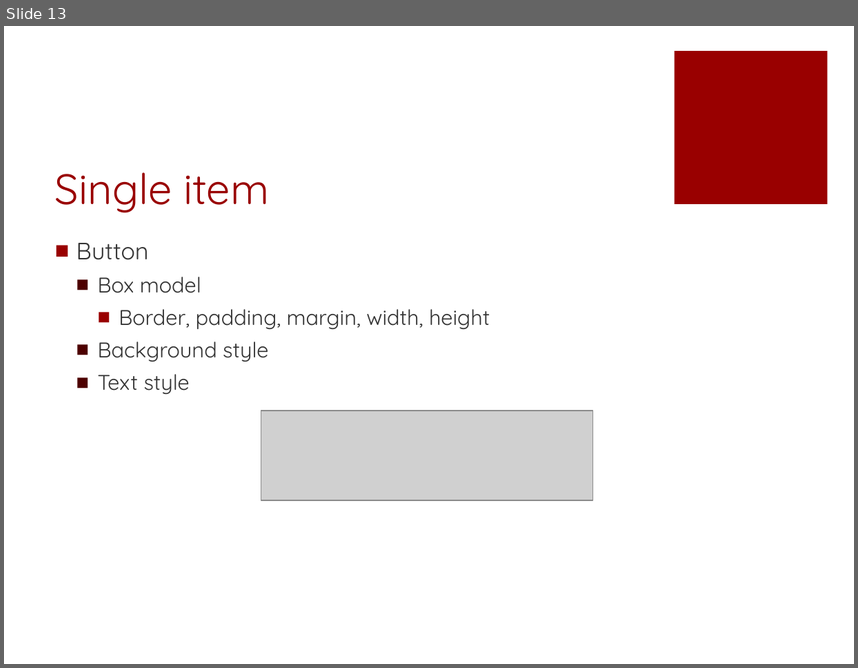
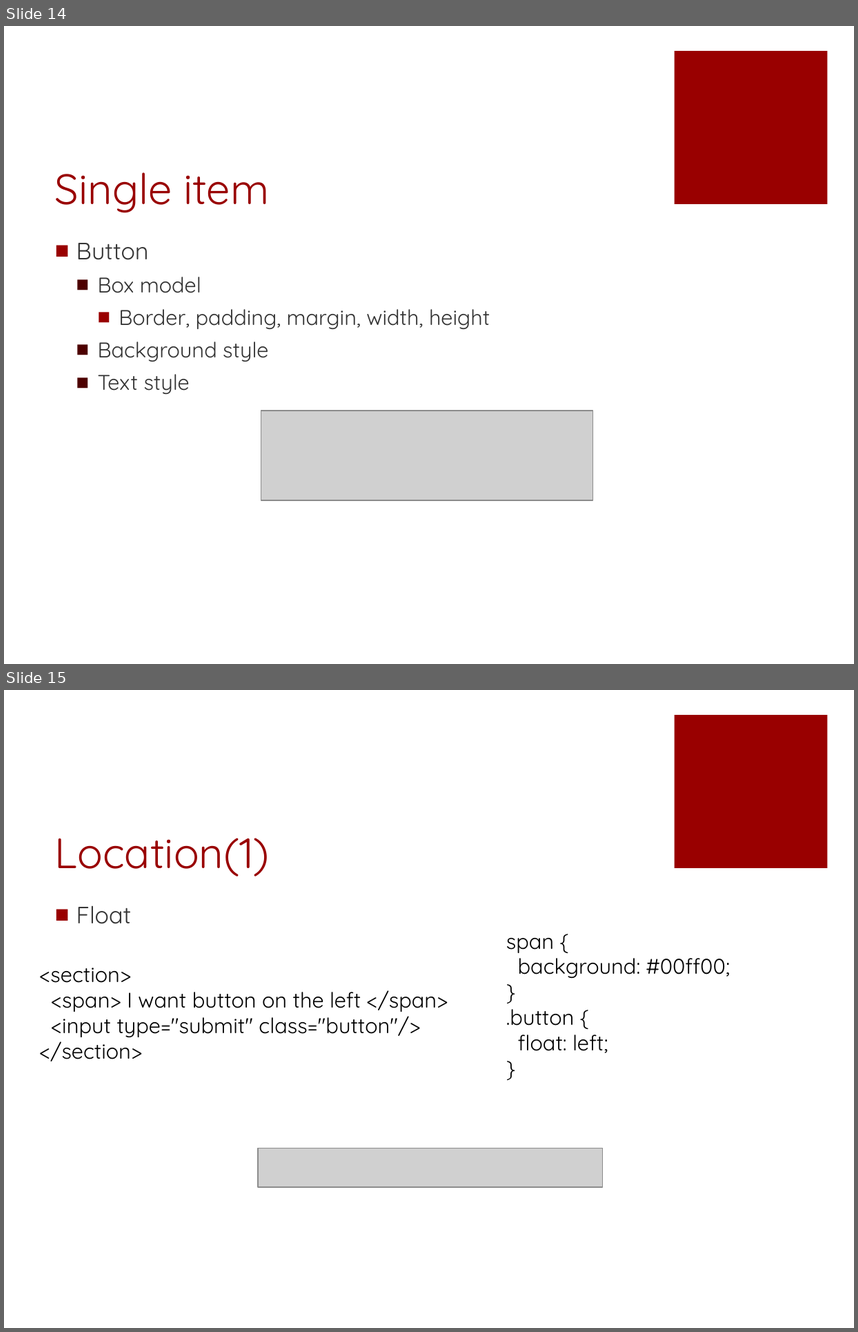
Before and after one commit to fuying/frondendtraining, a slide deck: CSS/CSS.pptx. Shown one above the other, each under a label of ours: slide 13 before the commit, slides 14 and 15 after it. The pictures are 858x668 and 858x1332 pixels, drawn with LibreOffice and Linux fonts; fonts in the diff are those of the drawing; grey boxes stand for pictures. Boxes give left, top, right and bottom in pixels: in the first picture for what was removed or moved away, otherwise in the second. Text is boxed around its words. In the diff, an @@ line names an element or a change of style, - is before the commit and + after.

```diff
--- a/CSS/CSS.pptx
+++ b/CSS/CSS.pptx
@@ slide 15 added at (4,690,854,1328), background #FFFFFF; not listed: 1 template element that a slide beside it also shows @@
@@ title added at (55,838,270,876), 36 pt, text #990000 @@
+Location(1)
@@ text added at (76,906,132,924), 20 pt, text #333333 @@
+■ Float
@@ text added at (506,938,730,1053), 18 pt, text #000000 @@
+span {
+background: #00ff00;
+}
+.button {
+float: left;
+}
@@ text added at (39,967,448,1061), 18 pt, text #000000 @@
+<section>
+<span> I want button on the left </span>
+<input type="submit" class="button"/>
+</section>
@@ picture added at (258,1148,604,1187) @@
@@ what was slide 13 is now slide 14 @@
```
Also in this commit, not shown: 8 slides changed, 3 other slides added.
